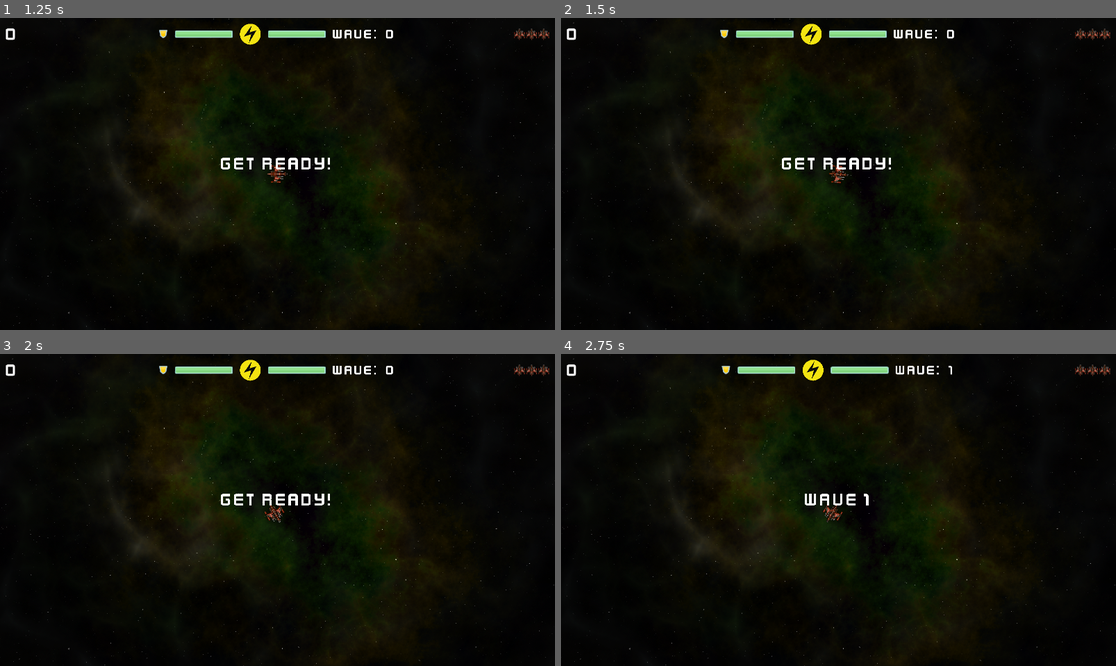
Above: before the commit, frames 1-4 (two rows, left to right).
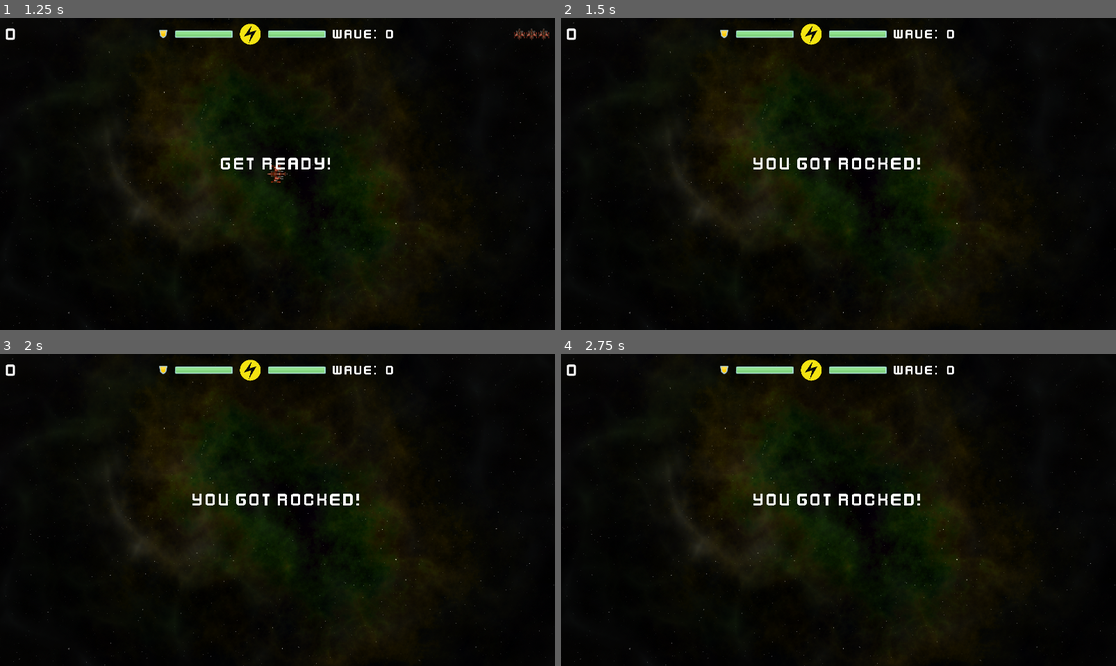
Above: after the commit, the same moments.

Repository: dallasw1983/Space-Rocks
Game: Godot game, scene res://main.tscn
Same seed, same stepped clock (60 frames per second), same inputs: the game is played once before the commit and once after it.
Inputs (mouse positions are in pixels of both pictures, inside the frame that each line leads up to):
- Up to frame 1 (1.25 s): click (277, 198) at 0.5 s
- Up to frame 2 (1.5 s): tap Enter (ui_accept) at 1.25 s; hold D (rotate_right) from 1.28 s (still down); hold O (game_over, bound only after the commit) from 1.28 s (still down)
- Up to frame 3 (2 s): keep holding D (rotate_right); keep holding O (game_over, bound only after the commit); tap Enter (ui_accept) at 1.52 s
- Up to frame 4 (2.75 s): release D (rotate_right) at 2.03 s; release O (game_over, bound only after the commit) at 2.03 s; hold S (down) from 2.03 s (still down); tap Space (shoot) at 2.1 s; tap Enter (ui_accept) at 2.27 s; tap O (game_over, bound only after the commit) at 2.3 s

Frame 1 is identical in both runs. In frame 2, 0.8% of the frame differs, in the area x 34-99%, y 3-54%; in frame 3, 0.8%; in frame 4, 1.1%, in the area x 28-99%, y 1-54%.

Commit message:
minor bug fixes
fixed respawn new game bug

Diff:
--- a/main.gd
+++ b/main.gd
@@ -18,7 +18,9 @@
 	screensize = get_viewport().get_visible_rect().size
 
 func new_game():
+	Input.set_mouse_mode(Input.MOUSE_MODE_HIDDEN)
 	get_tree().call_group("rocks", "queue_free")
+	get_tree().call_group("enemies", "queue_free")
 	level = 0
 	score = 0
 	enemy_timer = 0.5
@@ -59,17 +61,22 @@
 			quit_confirm()
 		else:
 			get_tree().quit()
+	if Input.is_action_pressed("game_over"):
+		$Player.set_lives(0)
 
 func game_over():
+	Input.set_mouse_mode(Input.MOUSE_MODE_VISIBLE)
 	playing = false
 	$HUD.game_over()
 	$EnemyTimer.stop()
+	past_level = 0
 
 func pause_game_play():
 	get_tree().paused = not get_tree().paused
 	var message = $HUD/VBoxContainer/Message
 	quit_ready = false
 	if get_tree().paused:
+		Input.set_mouse_mode(Input.MOUSE_MODE_VISIBLE)
 		message.text = "Paused"
 		message.show()
 		get_tree().call_group("hittable", "pause_tree")
@@ -77,6 +84,7 @@
 		$Player/ShieldRechargeDelay.stop()
 		# need to be able to pause enemy ship and player shooting
 	else:
+		Input.set_mouse_mode(Input.MOUSE_MODE_HIDDEN)
 		message.text = ""
 		message.hide()
 		get_tree().call_group("hittable", "pause_tree")
@@ -95,7 +103,8 @@
 func _process(delta):
 	if not playing:
 		return
-	elif get_tree().get_nodes_in_group("rocks").size() == 0:
+	elif get_tree().get_nodes_in_group("rocks").size() == 0 \
+		 and get_tree().get_nodes_in_group("enemies").size() == 0:
 		new_level()
 	$HUD.update_score(score)
 	$HUD.update_wave(level)
--- a/player.gd
+++ b/player.gd
@@ -187,7 +187,6 @@
 func _on_gun_cool_down_timeout():
 	can_shoot = true
 
-
 func _on_body_entered(body):
 	if body.is_in_group("rocks"): #or body.is_in_group("bullet_enemy"):
 		shield -= body.size * 25
@@ -209,6 +208,5 @@
 func _on_invulnerable_timer_timeout():
 	change_state(ALIVE)
 
-
 func _on_shield_recharge_delay_timeout():
 	shield_recharge_ready = true
--- a/project.godot
+++ b/project.godot
@@ -73,6 +73,11 @@
 "events": [Object(InputEventKey,"resource_local_to_scene":false,"resource_name":"","device":-1,"window_id":0,"alt_pressed":false,"shift_pressed":false,"ctrl_pressed":true,"meta_pressed":false,"pressed":false,"keycode":0,"physical_keycode":81,"key_label":0,"unicode":0,"echo":false,"script":null)
 ]
 }
+game_over={
+"deadzone": 0.5,
+"events": [Object(InputEventKey,"resource_local_to_scene":false,"resource_name":"","device":-1,"window_id":0,"alt_pressed":false,"shift_pressed":false,"ctrl_pressed":false,"meta_pressed":false,"pressed":false,"keycode":0,"physical_keycode":79,"key_label":0,"unicode":111,"echo":false,"script":null)
+]
+}
 
 [rendering]
 
Binary file added: assets/icon_space_rock.png
Not shown, added: assets/icon_space_rock.png.import
Not shown, changed: export_presets.cfg
Not shown, changed: Space Rocks.exe
Not shown, added: maiF58C.tmp
